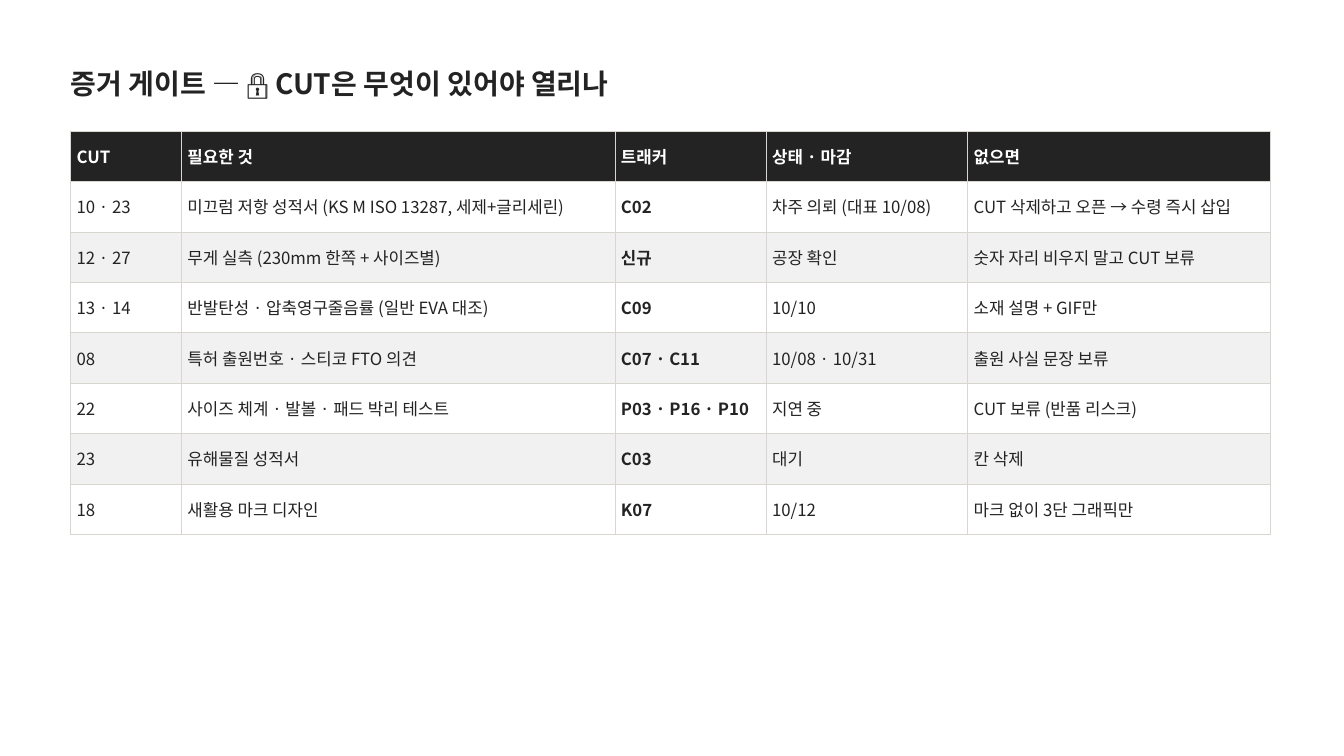
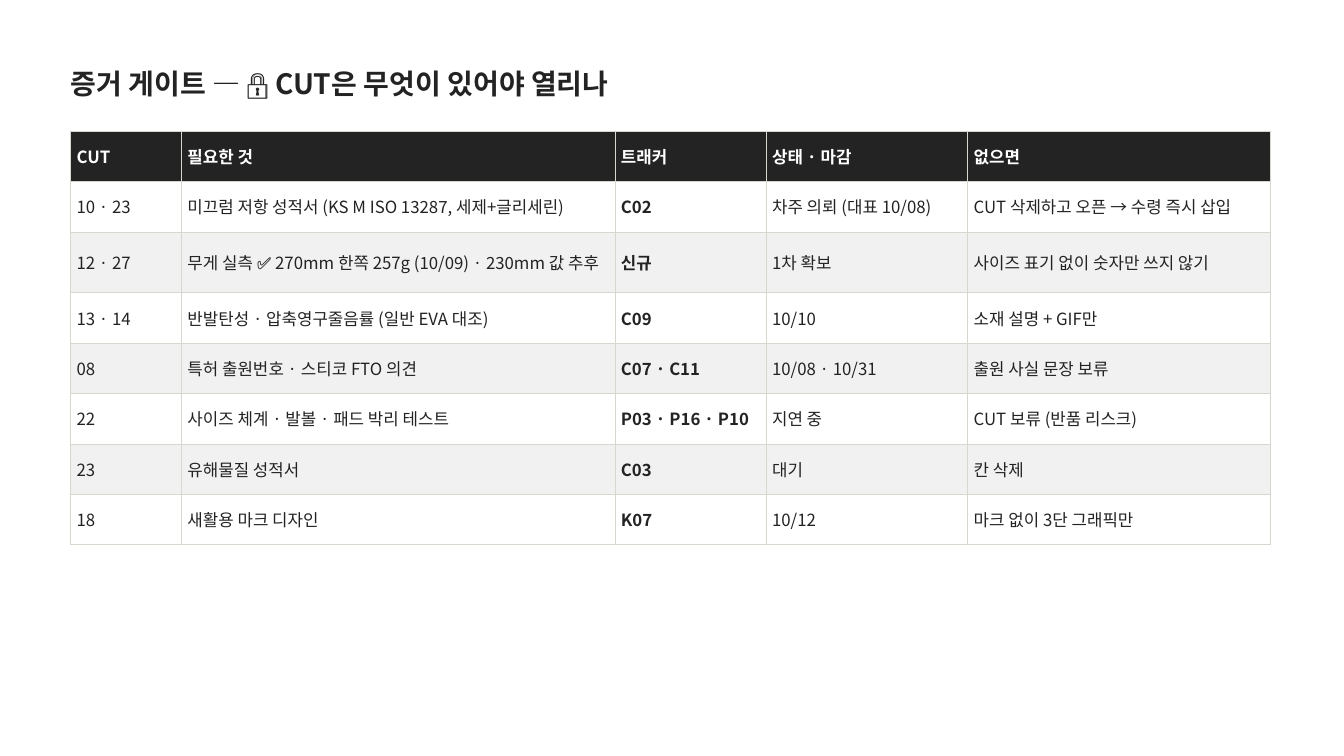
Before and after one commit to ydcompany89/harness-system, a slide deck: slide 36 of launch/rs/design/detail-walking/rs-walking-detail-plan.pptx. Drawn at 1344x756 pixels with LibreOffice and Linux fonts; fonts in the diff are those of the drawing. Boxes give left, top, right and bottom in pixels: in the first picture for what was removed or moved away, otherwise in the second. Text is boxed around its words. In the diff, an @@ line names an element or a change of style, - is before the commit and + after.

```diff
--- a/launch/rs/design/detail-walking/rs-walking-detail-plan.pptx
+++ b/launch/rs/design/detail-walking/rs-walking-detail-plan.pptx
@@ table at bbox=[71, 131, 1270, 533] @@
-row 3: 12 · 27 | 무게 실측 (230mm 한쪽 + 사이즈별) | 신규 | 공장 확인 | 숫자 자리 비우지 말고 CUT 보류
+row 3: 12 · 27 | 무게 실측 ✅ 270mm 한쪽 257g (10/09) · 230mm 값 추후 | 신규 | 1차 확보 | 사이즈 표기 없이 숫자만 쓰지 않기
```
Also in this commit, not shown: 6 other slides changed, 5 other files.
